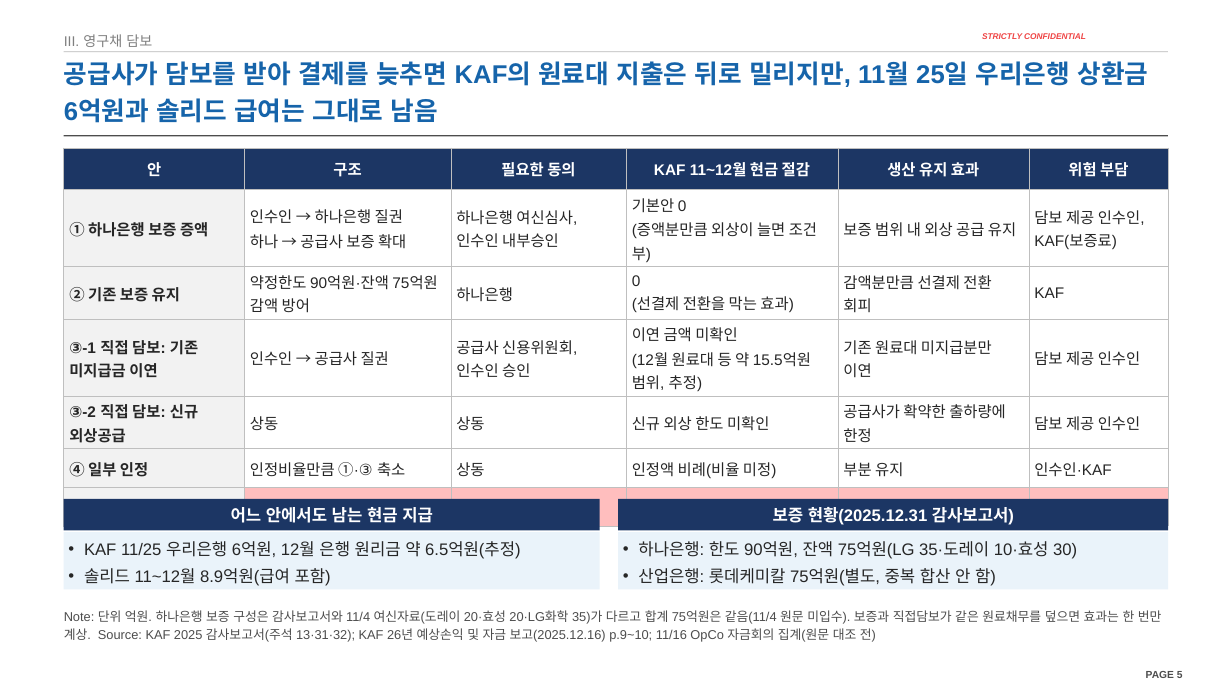
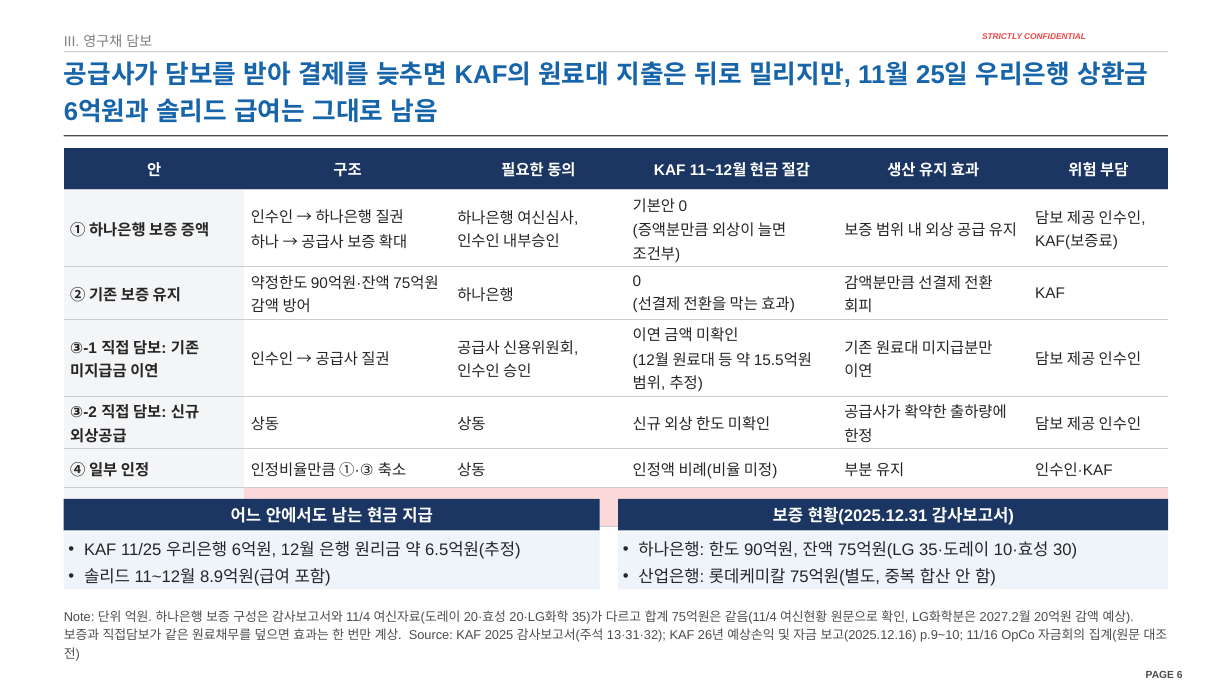
Before and after one commit to jogyesung/GS-Secretary, a slide deck: slide 6 of outputs/CIP_KAF_솔리드_자금조달차질_시나리오_20261118.pptx (slide 5 before the commit). Drawn at 1232x693 pixels with LibreOffice and Linux fonts; fonts in the diff are those of the drawing; background and template pictures are left out. Boxes give left, top, right and bottom in pixels: in the first picture for what was removed or moved away, otherwise in the second. Text is boxed around its words. In the diff, an @@ line names an element or a change of style, - is before the commit and + after.

```diff
--- a/outputs/CIP_KAF_솔리드_자금조달차질_시나리오_20261118.pptx
+++ b/outputs/CIP_KAF_솔리드_자금조달차질_시나리오_20261118.pptx
@@ table at [64, 148, 1168, 522] @@
@@ fill #F2F2F2 to #F4F5F7 in 6 cells @@
@@ fill #FFBEBE to #FBD9D9 in 5 cells @@
@@ borders changed @@
@@ text at [64, 610, 1168, 661]: text changed @@
-Note: 단위 억원. 하나은행 보증 구성은 감사보고서와 11/4 여신자료(도레이 20·효성 20·LG화학 35)가 다르고 합계 75억원은 같음(11/4 원문 미입수). 보증과 직접담보가 같은 원료채무를 덮으면 효과는 한 번만 계상. Source: KAF 2025 감사보고서(주석 13·31·32); KAF 26년 예상손익 및 자금 보고(2025.12.16) p.9~10; 11/16 OpCo 자금회의 집계(원문 대조 전)
+Note: 단위 억원. 하나은행 보증 구성은 감사보고서와 11/4 여신자료(도레이 20·효성 20·LG화학 35)가 다르고 합계 75억원은 같음(11/4 여신현황 원문으로 확인, LG화학분은 2027.2월 20억원 감액 예상). 보증과 직접담보가 같은 원료채무를 덮으면 효과는 한 번만 계상. Source: KAF 2025 감사보고서(주석 13·31·32); KAF 26년 예상손익 및 자금 보고(2025.12.16) p.9~10; 11/16 OpCo 자금회의 집계(원문 대조 전)
```
Also in this commit, not shown: 23 other slides changed, 1 slide added, 3 other files.
